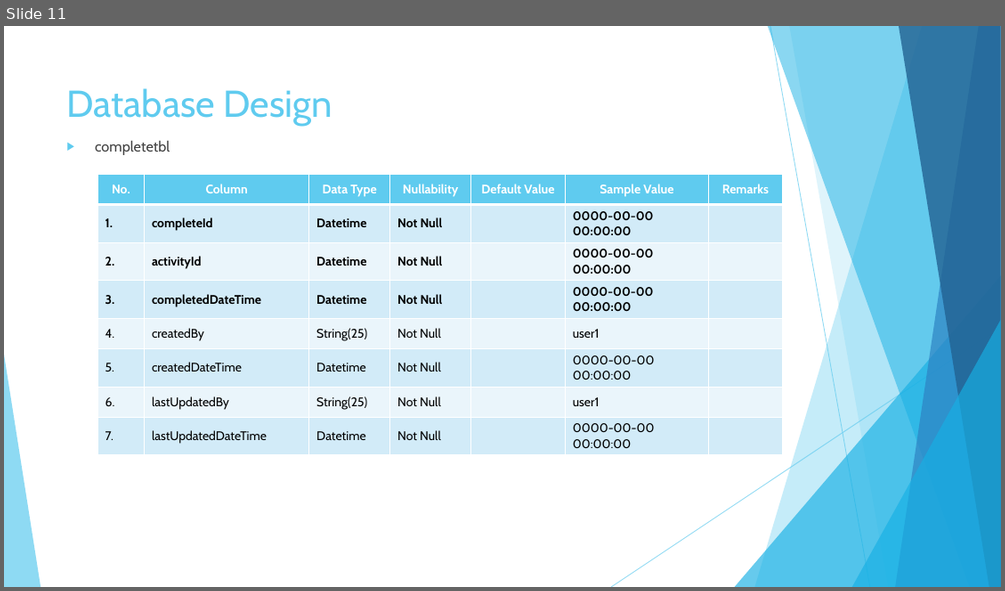
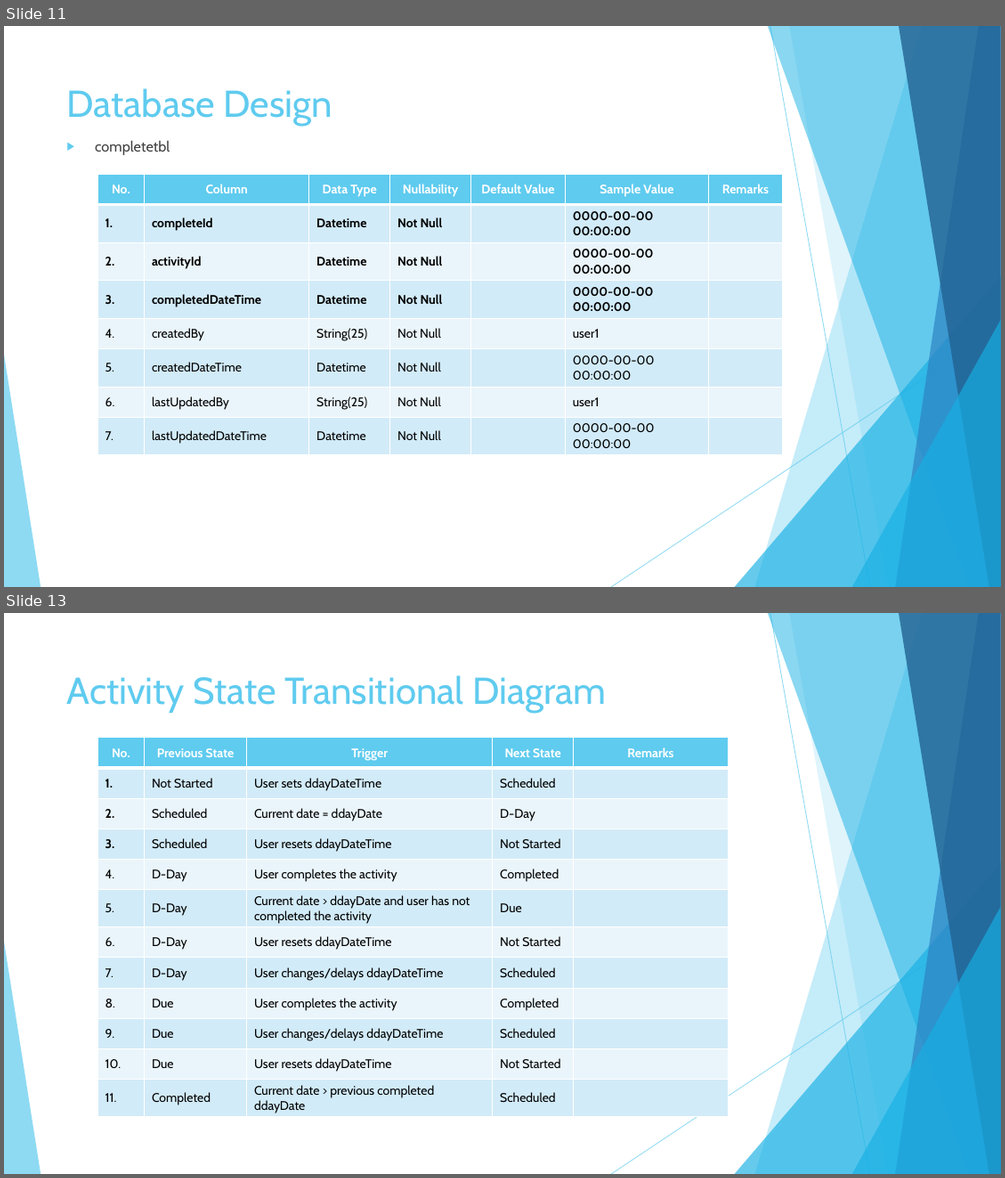
Before and after one commit to bryanbezter/personal-scheduler, a slide deck: Documentation v1.0.pptx. Shown one above the other, each under a label of ours: slide 11 before the commit, slides 11 and 13 after it; the slides between them are not shown. The pictures are 1005x591 and 1005x1178 pixels, drawn with LibreOffice and Linux fonts; fonts in the diff are those of the drawing. Boxes give left, top, right and bottom in pixels: in the first picture for what was removed or moved away, otherwise in the second. Text is boxed around its words. In the diff, an @@ line names an element or a change of style, - is before the commit and + after.

```diff
--- a/Documentation v1.0.pptx
+++ b/Documentation v1.0.pptx
@@ slide 13 added at bbox=[4, 613, 1001, 1174], background #FFFFFF; not listed: 10 template elements that a slide beside it also shows @@
@@ title added at bbox=[67, 675, 606, 713], 36 pt, text #5FCBEF @@
+Activity State Transitional Diagram
@@ table added at bbox=[97, 738, 728, 1117], 12 rows, 5 columns @@
+No. | Previous State | Trigger | Next State | Remarks
+1. | Not Started | User sets ddayDateTime | Scheduled | 
+2. | Scheduled | Current date = ddayDate | D-Day | 
+3. | Scheduled | User resets ddayDateTime | Not Started | 
+4. | D-Day | User completes the activity | Completed | 
+5. | D-Day | Current date > ddayDate and user has not completed the activity | Due | 
+6. | D-Day | User resets ddayDateTime | Not Started | 
+7. | D-Day | User changes/delays ddayDateTime | Scheduled | 
+8. | Due | User completes the activity | Completed | 
+9. | Due | User changes/delays ddayDateTime | Scheduled | 
+10. | Due | User resets ddayDateTime | Not Started | 
+11. | Completed | Current date > previous completed ddayDate | Scheduled | 
```
Also in this commit, not shown: 1 slide changed, 2 other slides added.
